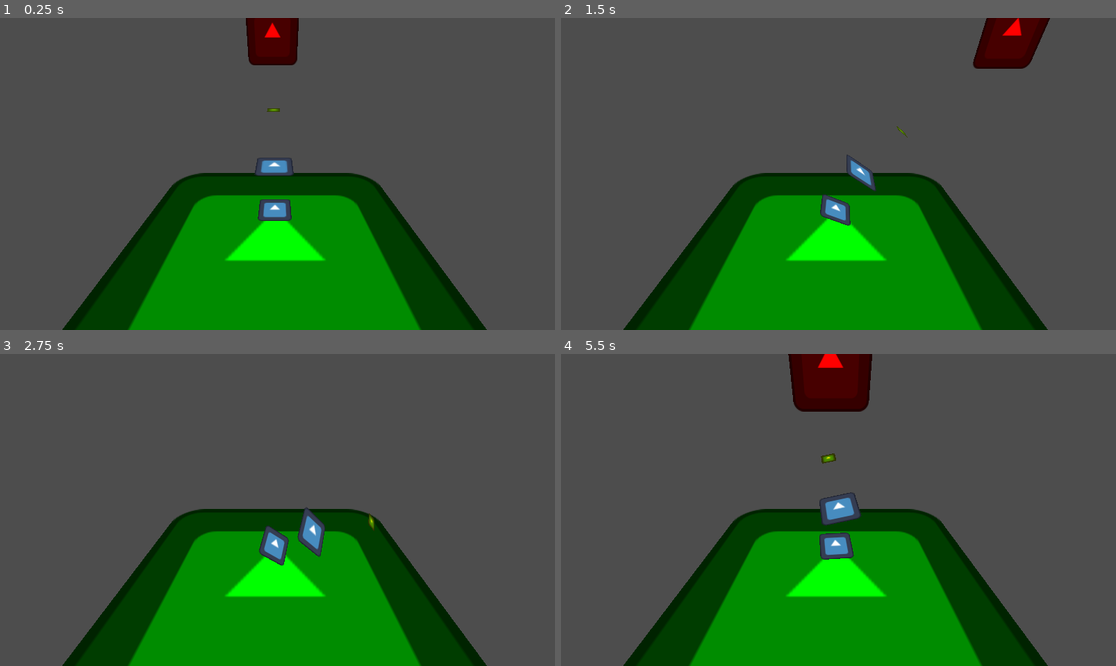
Above: before the commit, frames 1-4 (two rows, left to right).
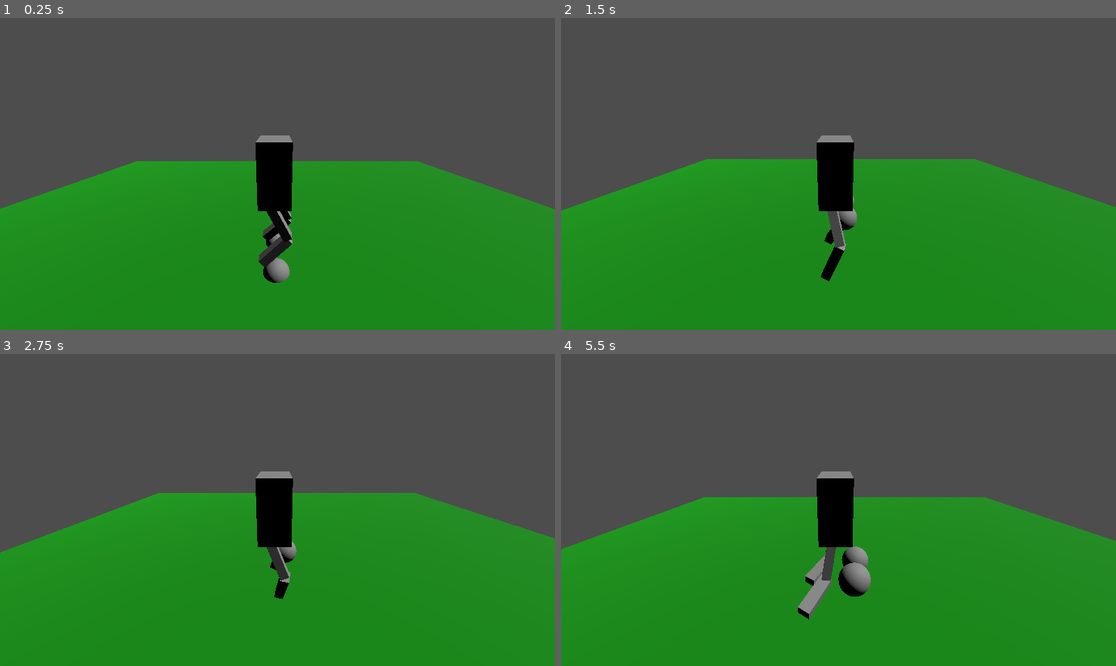
Above: after the commit, the same moments.

Repository: RatepGD/Godot_IK
Game: Godot game, scene res://main.tscn
Two runs of this game, one before a commit and one after it. Both use one fixed random seed, a clock stepped at 60 frames per second and the inputs below. The engine's default icon, where the game draws it, is replaced by a stand-in: a white triangle on a blue panel in a dark square.
Inputs:
- Up to frame 1 (0.25 s): no input
- Up to frame 2 (1.5 s): hold D (right) 0.53-1.28 s; hold S (backward) from 1.28 s (still down)
- Up to frame 3 (2.75 s): release S (backward) at 2.03 s; hold D (right) from 2.03 s (still down)
- Up to frame 4 (5.5 s): release D (right) at 2.78 s; hold W (forward) 2.78-3.53 s; hold A (left) 3.53-5.03 s; hold S (backward) from 5.03 s (still down)

The runs differ from the first frame. In frame 1, 52% of the frame differs, in the area x 0-100%, y 0-100%; in frame 2, 53%; in frame 3, 51%; in frame 4, 53%.

Commit message:
some leg logic done

Diff:
--- a/bone.tscn
+++ b/bone.tscn
@@ -1,9 +1,6 @@
 [gd_scene format=3 uid="uid://bwxnefbo502t8"]
 
-[ext_resource type="Texture2D" uid="uid://3bva0jraar5" path="res://icon.svg" id="1_jhw1f"]
-
-[node name="Bone" type="Sprite3D" unique_id=151198251 groups=["IK_bone"]]
+[node name="Bone" type="Node3D" unique_id=1034197921 groups=["IK_bone"]]
 transform = Transform3D(0.9999996, 0, 0, 0, 0.9999998, 0, 0, 0, 0.99999934, 0, 0, 0)
-texture = ExtResource("1_jhw1f")
 metadata/angle_range_deg = 180.0
 metadata/direction = Vector3(0, 0, 0)
--- a/chain.gd
+++ b/chain.gd
@@ -1,7 +1,7 @@
 extends Node3D
 
 @export var target: Node3D
-@export var softness: float = 0.1
+@export var softness: float = 0.05
 
 # Called when the node enters the scene tree for the first time.
 func _ready() -> void:
@@ -51,13 +51,11 @@
 		if next_to_next2.length() > next_to_target.length(): angle_to_target *= -1
 
 	var pole_direction: Vector3 = node.get_meta("direction")
-	var local_normal: Vector3 = node.basis.x #pole_direction.cross(node.basis.z)
+	#var local_normal: Vector3 = node.basis.x #pole_direction.cross(node.basis.z)
 	var angle_from_pole: float = pole_direction.signed_angle_to(node.basis.z,normal)
 	var angle_limit: float = deg_to_rad(node.get_meta("angle_range_deg")/2)
 
 	var predicted_angle: float = angle_from_pole + angle_to_target
-	print(node.name+":")
-	print(rad_to_deg(angle_to_target))
 
 	#TODO: detection works, but adjustment afterwards doesnt
 	#if predicted_angle > angle_limit:
@@ -68,7 +66,6 @@
 	if abs(predicted_angle) > angle_limit:
 		angle_to_target = (angle_limit - angle_from_pole*sign(predicted_angle))*sign(predicted_angle)
 
-	print(rad_to_deg(angle_to_target))
 	if last_bone:
 		if not is_equal_enough(normal,Vector3.ZERO,0.01):
 			node.global_basis = node.global_basis.rotated(normal, angle_to_target * 0.5 * softness)
--- /dev/null
+++ b/grass.tres
@@ -0,0 +1,4 @@
+[gd_resource type="StandardMaterial3D" format=3 uid="uid://dx8u07ayp066g"]
+
+[resource]
+albedo_color = Color(0, 0.5764706, 0, 1)
--- /dev/null
+++ b/leg_controller.gd
@@ -0,0 +1,41 @@
+extends Node3D
+
+@export var target: Node3D
+@export var step_radius: float = 0.5
+@onready var raycast: RayCast3D = self.get_children().filter(func(n): return n.is_class("RayCast3D"))[0]
+
+var ready_to_step: bool = false
+var _stepping: bool = false
+var _t: float = false
+var _target_start: Vector3
+var _target_end: Vector3
+
+func _process(delta: float) -> void:
+
+	var distance:float = target.global_position.distance_to(raycast.get_collision_point())
+	if distance >= step_radius and not _stepping: #maybe check raycast.is_colliding()
+		ready_to_step = true
+		_target_end = raycast.get_collision_point()
+		do_step()
+
+	if _stepping:
+		var pos: Vector3 = _target_start.lerp(_target_end, _t)
+
+		#if _t < 0.5 and pos.y < _target_end.y:
+		var y = sin((_t * PI) * distance) + _target_end.y
+		pos.y = y
+
+		target.global_position = pos
+
+		print(y)
+		_t += delta
+		if _t >= 1:
+			_stepping = false
+			ready_to_step = false
+			_t = 0
+
+func do_step():
+	print("step")
+	_stepping = true
+	_target_start = target.global_position
+	#print(_target_start,_target_end)
--- a/main.tscn
+++ b/main.tscn
@@ -1,48 +1,125 @@
 [gd_scene format=3 uid="uid://cxrngob0wm6eq"]
 
-[ext_resource type="PackedScene" uid="uid://bwxnefbo502t8" path="res://bone.tscn" id="1_h2yge"]
-[ext_resource type="Texture2D" uid="uid://3bva0jraar5" path="res://icon.svg" id="1_ig7tw"]
-[ext_resource type="Script" uid="uid://dkj0s7rmakrgv" path="res://chain.gd" id="2_1bvp3"]
-[ext_resource type="Script" uid="uid://ckywy0hrp76mt" path="res://target_controller.gd" id="3_h2yge"]
-[ext_resource type="PackedScene" uid="uid://btl55trelb35j" path="res://cube.fbx" id="3_lquwl"]
+[ext_resource type="Material" uid="uid://dx8u07ayp066g" path="res://grass.tres" id="1_ig7tw"]
+[ext_resource type="Script" uid="uid://c364yhte4gn8l" path="res://player_controller.gd" id="2_1bvp3"]
+[ext_resource type="PackedScene" uid="uid://bwxnefbo502t8" path="res://bone.tscn" id="2_h2yge"]
+[ext_resource type="Script" uid="uid://dkj0s7rmakrgv" path="res://chain.gd" id="3_1bvp3"]
+[ext_resource type="Script" uid="uid://f0a6jv1uuwfh" path="res://leg_controller.gd" id="3_lquwl"]
 
-[node name="Node" type="Node" unique_id=1460526321]
+[sub_resource type="BoxShape3D" id="BoxShape3D_7dm0k"]
+size = Vector3(21, 1.1210938, 21)
 
-[node name="Bone0" parent="." unique_id=151198251 node_paths=PackedStringArray("target") instance=ExtResource("1_h2yge")]
-transform = Transform3D(0.9999995, 0, 0, 0, -4.3711378e-08, 0.9999993, 0, -0.99999976, -4.3711356e-08, 0, 1.2850869, 0)
+[sub_resource type="BoxMesh" id="BoxMesh_ig7tw"]
+
+[sub_resource type="BoxShape3D" id="BoxShape3D_ig7tw"]
+size = Vector3(1.1949615, 1.3441162, 0.68011475)
+
+[sub_resource type="BoxMesh" id="BoxMesh_0xm2m"]
+
+[sub_resource type="BoxMesh" id="BoxMesh_lquwl"]
+
+[sub_resource type="SphereMesh" id="SphereMesh_lquwl"]
+
+[node name="Node3D" type="Node3D" unique_id=516146681]
+
+[node name="Ground" type="StaticBody3D" parent="." unique_id=2001191453]
+
+[node name="CollisionShape3D" type="CollisionShape3D" parent="Ground" unique_id=1001741471]
+transform = Transform3D(1, 0, 0, 0, 1, 0, 0, 0, 1, 0, 0.060546875, 0)
+shape = SubResource("BoxShape3D_7dm0k")
+
+[node name="MeshInstance3D" type="MeshInstance3D" parent="Ground" unique_id=2040142068]
+transform = Transform3D(20, 0, 0, 0, 1, 0, 0, 0, 20, 0, 0, 0)
+mesh = SubResource("BoxMesh_ig7tw")
+surface_material_override/0 = ExtResource("1_ig7tw")
+
+[node name="CharacterBody3D" type="CharacterBody3D" parent="." unique_id=982422672]
+transform = Transform3D(1, 0, 0, 0, 1, 0, 0, 0, 1, -0.024260521, 3.086531, -0.034496248)
+motion_mode = 1
 script = ExtResource("2_1bvp3")
-target = NodePath("../Target")
-softness = 0.05
 
-[node name="cube" parent="Bone0" unique_id=1744931089 instance=ExtResource("3_lquwl")]
-transform = Transform3D(0.56, 0, 0, 0, -4.480417e-08, -0.56, 0, 1.025, -2.4478377e-08, 0, -4.145189e-08, 0.9483092)
-visible = false
+[node name="Camera3D" type="Camera3D" parent="CharacterBody3D" unique_id=467128503]
+transform = Transform3D(-4.371139e-08, 0.2896165, -0.95714283, -2.6054016e-15, 0.95714283, 0.2896165, 1, 1.265954e-08, -4.1838042e-08, -4.133176, 0.74159026, 0.05784315)
 
-[node name="Bone1" parent="Bone0" unique_id=363593228 instance=ExtResource("1_h2yge")]
-transform = Transform3D(0.99999964, 0, 0, 0, 0.99999976, 0, 0, 0, 0.9999993, 0, -1.4210855e-14, 1.9868076)
-metadata/angle_range_deg = 60.0
+[node name="CollisionShape3D" type="CollisionShape3D" parent="CharacterBody3D" unique_id=1051458415]
+transform = Transform3D(1, 0, 0, 0, 1, 0, 0, 0, 1, 0.00504303, -0.42193604, 0.0016174316)
+shape = SubResource("BoxShape3D_ig7tw")
 
-[node name="cube" parent="Bone0/Bone1" unique_id=856667158 instance=ExtResource("3_lquwl")]
-transform = Transform3D(0.55, 0, 0, 0, -0.55, 1.4036776e-07, 0, -8.3047695e-08, -0.9296136, 0, -4.2459092e-08, 0.9713516)
-visible = false
+[node name="MeshInstance3D" type="MeshInstance3D" parent="CharacterBody3D" unique_id=864958723]
+transform = Transform3D(1.145295, 0, 0, 0, 1.3319659, 0, 0, 0, 0.6569474, 0, -0.4269979, 0)
+mesh = SubResource("BoxMesh_0xm2m")
 
-[node name="Pointer" type="Sprite3D" parent="Bone0/Bone1" unique_id=1351189842 groups=["IK_bone", "IK_end"]]
-transform = Transform3D(0.3, 0, 0, 0, 0.30000013, -8.881784e-16, 0, 2.6645353e-15, 0.29999998, -1.1792238e-07, 6.5007946e-08, 1.918842)
-modulate = Color(1, 0.98333335, 0, 1)
-texture = ExtResource("1_ig7tw")
+[node name="LegLController" type="Node3D" parent="CharacterBody3D" unique_id=1927054343 node_paths=PackedStringArray("target")]
+transform = Transform3D(1, 0, 0, 0, 1.0000001, 2.9802322e-08, 0, 0, 1.0000001, 0.3903819, -1.0858142, -0.024494838)
+script = ExtResource("3_lquwl")
+target = NodePath("../../LegLTarget")
 
-[node name="Camera3D" type="Camera3D" parent="." unique_id=17031861]
-transform = Transform3D(1, 0, 0, 0, 0.84798336, 0.53002286, 0, -0.53002286, 0.84798336, 0.104287624, 6.7822943, 6.1379633)
-visible = false
+[node name="LegL" parent="CharacterBody3D/LegLController" unique_id=1034197921 node_paths=PackedStringArray("target") instance=ExtResource("2_h2yge")]
+transform = Transform3D(0.9999996, 0, 0, 0, 0.80894494, -0.58788365, 0, 0.5878839, 0.8089445, 0, 0, 0)
+script = ExtResource("3_1bvp3")
+target = NodePath("../../../LegLTarget")
 
-[node name="Target" type="Sprite3D" parent="." unique_id=861619532]
-transform = Transform3D(1, 0, 0, 0, 1, 0, 0, 0, 1, -0.020149231, 7.0035434, 0)
-modulate = Color(1, 0, 0.016666412, 1)
-texture = ExtResource("1_ig7tw")
-script = ExtResource("3_h2yge")
-speed = 5.0
+[node name="MeshInstance3D" type="MeshInstance3D" parent="CharacterBody3D/LegLController/LegL" unique_id=2092576192]
+transform = Transform3D(0.2455588, 0, 0, 0, 0.18364695, 0, 0, 0, 0.7690515, 0, -0.0021139425, 0.38631776)
+mesh = SubResource("BoxMesh_lquwl")
 
-[node name="Sprite3D" type="Sprite3D" parent="." unique_id=1071182062]
-transform = Transform3D(11.695, 0, 0, 0, -5.112047e-07, 11.695, 0, -11.695, -5.112047e-07, 0, -1.6672797, 0)
-modulate = Color(0, 1, 0, 1)
-texture = ExtResource("1_ig7tw")
+[node name="KneeL" parent="CharacterBody3D/LegLController/LegL" unique_id=1452479897 instance=ExtResource("2_h2yge")]
+transform = Transform3D(0.9999996, 0, 0, 0, 0.20444474, -0.9788774, 0, 0.9788779, 0.20444463, 0, 2.2351738e-08, 0.7897985)
+metadata/angle_range_deg = 120.0
+
+[node name="MeshInstance3D" type="MeshInstance3D" parent="CharacterBody3D/LegLController/LegL/KneeL" unique_id=2040349965]
+transform = Transform3D(0.2399649, 0, 0, 0, 0.1950872, -4.4453554e-08, 0, 1.0774358e-08, 0.80490357, 0, -0.0025023066, 0.38977757)
+mesh = SubResource("BoxMesh_lquwl")
+
+[node name="Bone" parent="CharacterBody3D/LegLController/LegL/KneeL" unique_id=1089972483 groups=["IK_end"] instance=ExtResource("2_h2yge")]
+transform = Transform3D(0.9999996, 0, 0, 0, 0.9999999, 0, 0, -2.9802322e-08, 0.9999994, 0, -2.9802319e-08, 0.7882168)
+
+[node name="RayCast3D" type="RayCast3D" parent="CharacterBody3D/LegLController" unique_id=1047785094]
+target_position = Vector3(0, -2, 0)
+hit_back_faces = false
+
+[node name="LegRController" type="Node3D" parent="CharacterBody3D" unique_id=363633984 node_paths=PackedStringArray("target")]
+transform = Transform3D(1, 0, 0, 0, 1.0000001, 2.9802322e-08, 0, 0, 1.0000001, -0.40964198, -1.0759423, -0.07207069)
+script = ExtResource("3_lquwl")
+target = NodePath("../../LegRTarget")
+
+[node name="LegR" parent="CharacterBody3D/LegRController" unique_id=2003247134 node_paths=PackedStringArray("target") instance=ExtResource("2_h2yge")]
+transform = Transform3D(0.9999996, 0, 0, 0, 0.80894494, -0.58788365, 0, 0.5878839, 0.8089445, 0, 0, 0)
+script = ExtResource("3_1bvp3")
+target = NodePath("../../../LegRTarget")
+
+[node name="MeshInstance3D" type="MeshInstance3D" parent="CharacterBody3D/LegRController/LegR" unique_id=1872839167]
+transform = Transform3D(0.2455588, 0, 0, 0, 0.18364695, 0, 0, 0, 0.7690515, 0, -0.0021139425, 0.38631776)
+mesh = SubResource("BoxMesh_lquwl")
+
+[node name="KneeR" parent="CharacterBody3D/LegRController/LegR" unique_id=1693687345 instance=ExtResource("2_h2yge")]
+transform = Transform3D(0.9999996, 0, 0, 0, 0.20444474, -0.9788774, 0, 0.9788779, 0.20444463, 0, 2.2351738e-08, 0.7897985)
+metadata/angle_range_deg = 120.0
+
+[node name="MeshInstance3D" type="MeshInstance3D" parent="CharacterBody3D/LegRController/LegR/KneeR" unique_id=1578236721]
+transform = Transform3D(0.2399649, 0, 0, 0, 0.1950872, -4.4453554e-08, 0, 1.0774358e-08, 0.80490357, 0, -0.0025023066, 0.38977757)
+mesh = SubResource("BoxMesh_lquwl")
+
+[node name="Bone" parent="CharacterBody3D/LegRController/LegR/KneeR" unique_id=109021341 groups=["IK_end"] instance=ExtResource("2_h2yge")]
+transform = Transform3D(0.9999996, 0, 0, 0, 0.9999999, 0, 0, -2.9802322e-08, 0.9999994, 0, 0, 0.79431945)
+
+[node name="RayCast3D" type="RayCast3D" parent="CharacterBody3D/LegRController" unique_id=485542512]
+target_position = Vector3(0, -2, 0)
+hit_back_faces = false
+
+[node name="LegRTarget" type="Node3D" parent="." unique_id=1138777050]
+transform = Transform3D(1, 0, 0, 0, 1, 0, 0, 0, 1, -0.54384476, 0.5, 0)
+
+[node name="MeshInstance3D" type="MeshInstance3D" parent="LegRTarget" unique_id=823406489]
+transform = Transform3D(0.575, 0, 0, 0, 0.575, 0, 0, 0, 0.575, 0, 0, 0)
+mesh = SubResource("SphereMesh_lquwl")
+
+[node name="LegLTarget" type="Node3D" parent="." unique_id=561929495]
+transform = Transform3D(1, 0, 0, 0, 1, 0, 0, 0, 1, 0.5037911, 0.5, 0)
+
+[node name="MeshInstance3D" type="MeshInstance3D" parent="LegLTarget" unique_id=1447046660]
+transform = Transform3D(0.575, 0, 0, 0, 0.575, 0, 0, 0, 0.575, 0, 0, 0)
+mesh = SubResource("SphereMesh_lquwl")
+
+[node name="DirectionalLight3D" type="DirectionalLight3D" parent="." unique_id=1422852480]
+transform = Transform3D(1, 0, 0, 0, 0.6154277, 0.7881934, 0, -0.7881934, 0.6154277, -0.54384476, 8.116822, 5.0237956)
--- /dev/null
+++ b/player_controller.gd
@@ -0,0 +1,26 @@
+extends Node3D
+
+@export var speed: float = 1
+# Called when the node enters the scene tree for the first time.
+func _ready() -> void:
+	pass # Replace with function body.
+
+
+# Called every frame. 'delta' is the elapsed time since the previous frame.
+func _process(delta: float) -> void:
+	var direction = Vector3.ZERO
+
+	if Input.is_action_pressed("right"):
+		direction.x -= 1
+	if Input.is_action_pressed("left"):
+		direction.x += 1
+	if Input.is_action_pressed("backward"):
+		direction.z -= 1
+	if Input.is_action_pressed("forward"):
+		direction.z += 1
+	if Input.is_action_pressed("up"):
+		direction.y -= 1
+	if Input.is_action_pressed("down"):
+		direction.y += 1
+
+	position += speed*delta*direction
--- a/project.godot
+++ b/project.godot
@@ -19,7 +19,6 @@
 
 IK_end="last part of an IK chain showing where the bone ends"
 IK_bone="part of an IK chain"
-IK_pole=""
 
 [input]
 
Not shown, added: leg_controller.gd.uid
Not shown, added: player_controller.gd.uid
